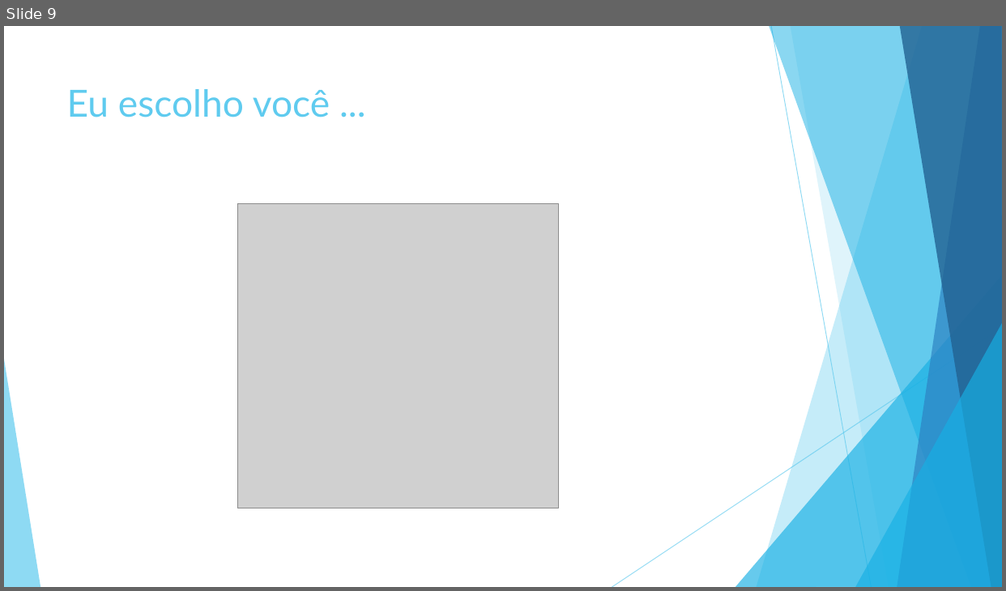
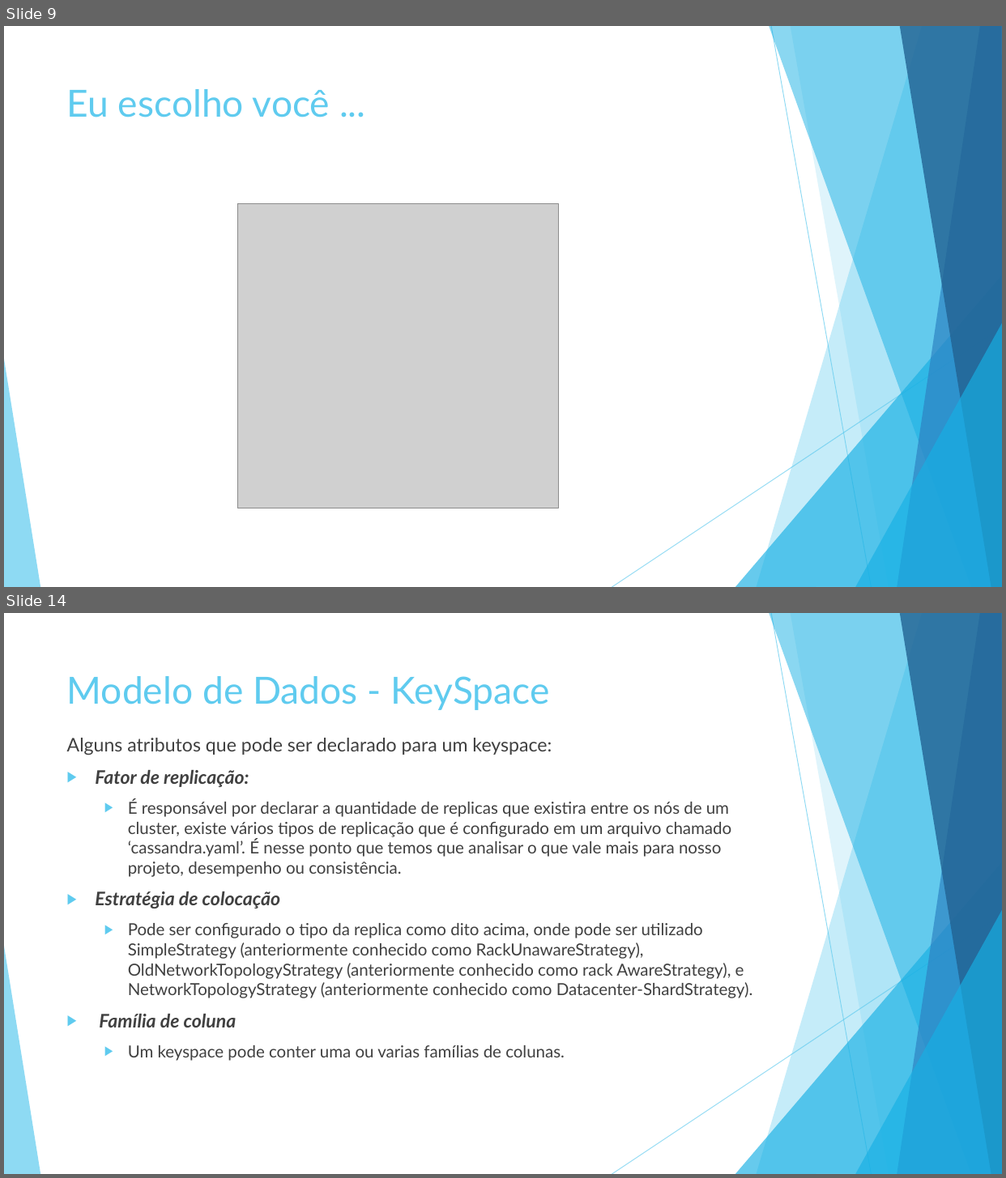
Before and after one commit to luiscferraz/bd-penitenciaria, a slide deck: Seminario/NoSQL.pptx. Shown one above the other, each under a label of ours: slide 9 before the commit, slides 9 and 14 after it; the slides between them are not shown. The pictures are 1006x591 and 1006x1178 pixels, drawn with LibreOffice and Linux fonts; fonts in the diff are those of the drawing; grey boxes stand for pictures. Boxes give left, top, right and bottom in pixels: in the first picture for what was removed or moved away, otherwise in the second. Text is boxed around its words. In the diff, an @@ line names an element or a change of style, - is before the commit and + after.

```diff
--- a/Seminario/NoSQL.pptx
+++ b/Seminario/NoSQL.pptx
@@ slide 14 added at <box>4,613,1002,1174</box>, background #FFFFFF; not listed: 10 template elements that a slide beside it also shows @@
@@ title added at <box>67,676,550,710</box>, 36 pt, text #5FCBEF @@
+Modelo de Dados - KeySpace
@@ text added at <box>67,738,753,1061</box>, 16 pt, text #404040 @@
+Alguns atributos que pode ser declarado para um keyspace:
+▶ Fator de replicação:
+  ▶ É responsável por declarar a quantidade de replicas que existira entre os nós de um cluster, existe vários tipos de replicação que é configurado em um arquivo chamado ‘cassandra.yaml’. É nesse ponto que temos que analisar o que vale mais para nosso projeto, desempenho ou consistência.
+▶ Estratégia de colocação
+  ▶ Pode ser configurado o tipo da replica como dito acima, onde pode ser utilizado SimpleStrategy (anteriormente conhecido como RackUnawareStrategy), OldNetworkTopologyStrategy (anteriormente conhecido como rack AwareStrategy), e NetworkTopologyStrategy (anteriormente conhecido como Datacenter-ShardStrategy).
+▶ Família de coluna
+  ▶ Um keyspace pode conter uma ou varias famílias de colunas.
```
Also in this commit, not shown: 8 other slides added, 1 slide removed.
